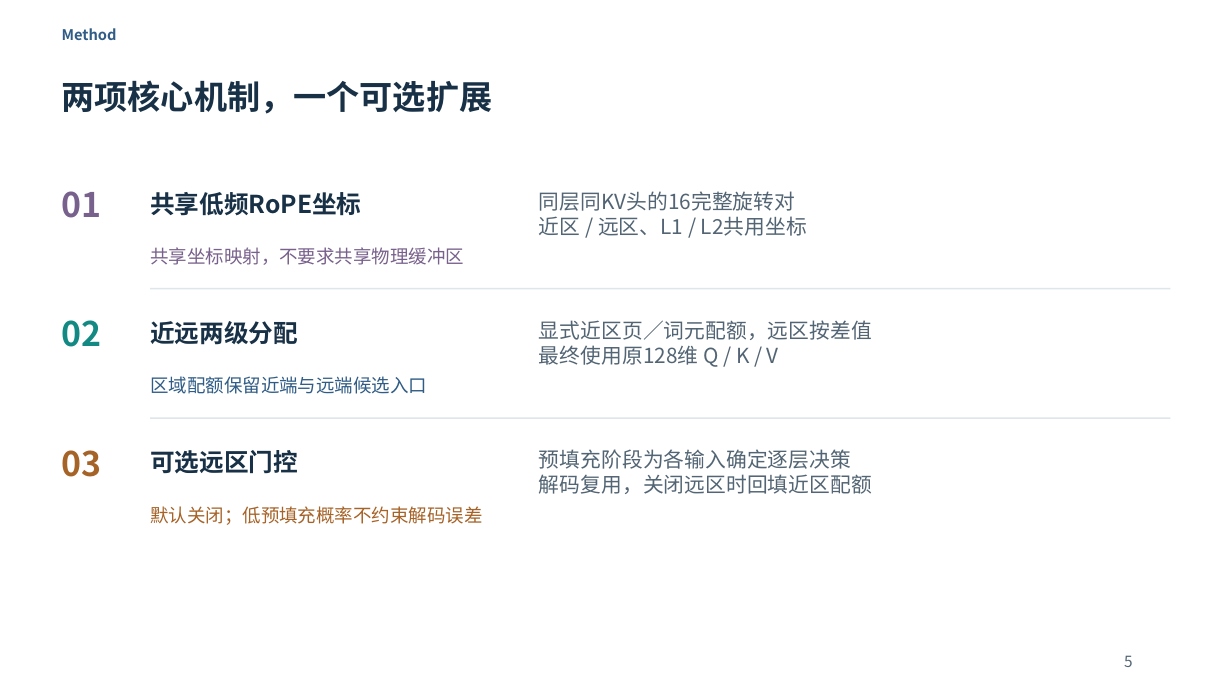
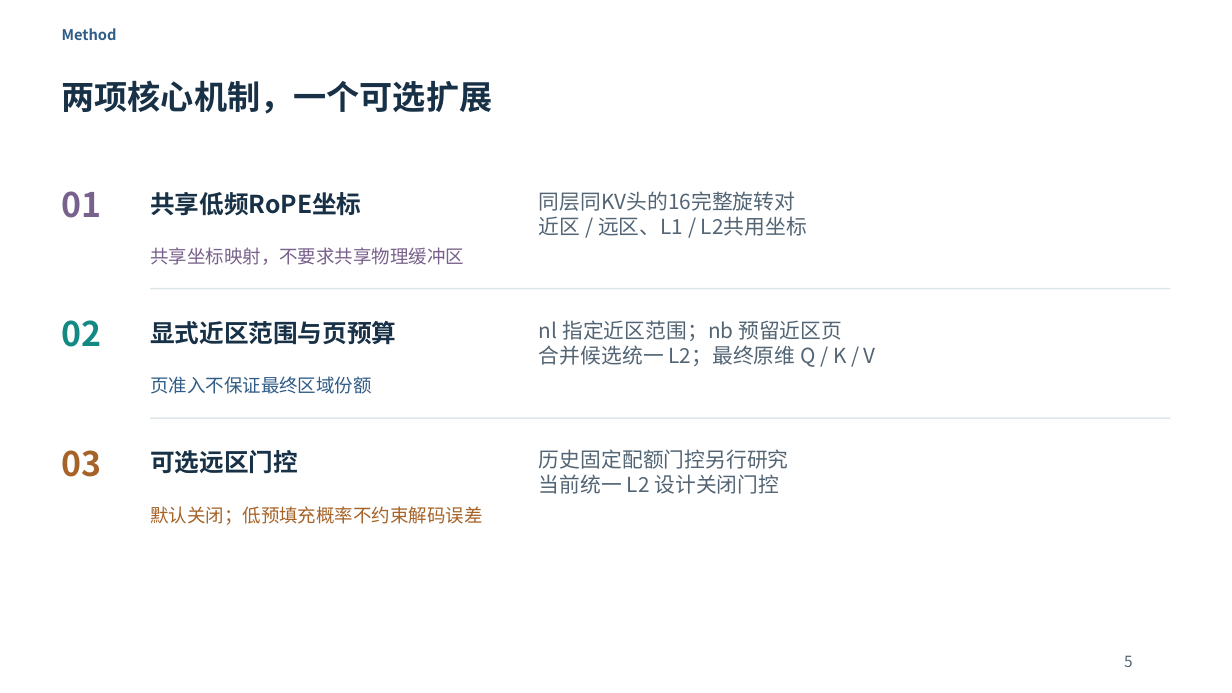
Before and after one commit to Chosen-David/two-level-attention, a slide deck: slide 5 of agent_doc/advice/dac_manuscript/presentation/TwoLevel_UserEdited_20261014.pptx. Drawn at 1232x693 pixels with LibreOffice and Linux fonts; fonts in the diff are those of the drawing. Boxes give left, top, right and bottom in pixels: in the first picture for what was removed or moved away, otherwise in the second. Text is boxed around its words. In the diff, an @@ line names an element or a change of style, - is before the commit and + after.

```diff
--- a/agent_doc/advice/dac_manuscript/presentation/TwoLevel_UserEdited_20261014.pptx
+++ b/agent_doc/advice/dac_manuscript/presentation/TwoLevel_UserEdited_20261014.pptx
@@ text at box(150, 321, 396, 345): text changed @@
-近远两级分配
+显式近区范围与页预算
@@ text at box(539, 320, 876, 367): text changed @@
-显式近区页／词元配额，远区按差值
-最终使用原128维 Q / K / V
+nl 指定近区范围；nb 预留近区页
+合并候选统一 L2；最终原维 Q / K / V
@@ text at box(150, 376, 372, 394): text changed @@
-区域配额保留近端与远端候选入口
+页准入不保证最终区域份额
@@ text at box(539, 449, 789, 494): text changed @@
-预填充阶段为各输入确定逐层决策
-解码复用，关闭远区时回填近区配额
+历史固定配额门控另行研究
+当前统一 L2 设计关闭门控
```
Also in this commit, not shown: 12 other slides changed, 59 other files.
